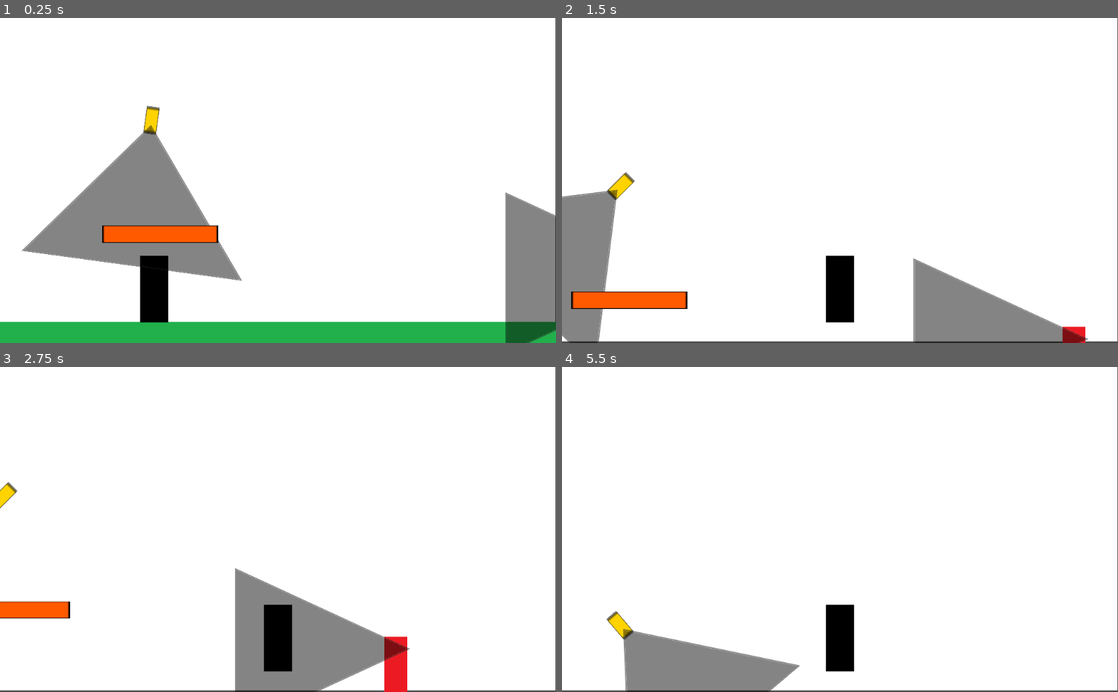
Above: before the commit, frames 1-4 (two rows, left to right).
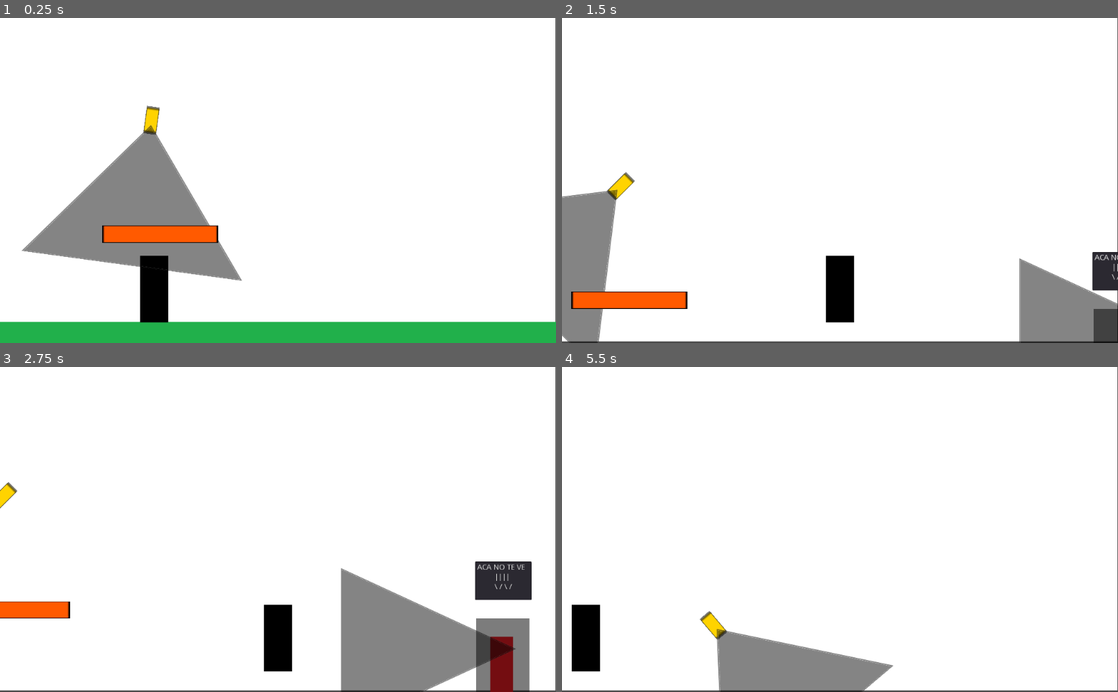
Above: after the commit, the same moments.

Repository: DanielBarbe/ip-museo-test
Game: Godot game, scene res://Main.tscn
Same seed, same stepped clock (60 frames per second), same inputs: the game is played once before the commit and once after it.
Inputs:
- Up to frame 1 (0.25 s): no input
- Up to frame 2 (1.5 s): hold D (move_right) 0.53-1.28 s; tap W (jump) at 0.77 s; hold Left (move_left) from 1.28 s (still down)
- Up to frame 3 (2.75 s): tap W (jump) at 1.52 s; release Left (move_left) at 2.03 s; hold D (move_right) from 2.03 s (still down)
- Up to frame 4 (5.5 s): tap W (jump) at 3.02, 3.77, 4.52 s; release D (move_right) at 3.53 s; hold Left (move_left) from 3.53 s (still down)

The runs differ from the first frame. In frame 1, 3.8% of the frame differs, in the area x 90-100%, y 53-100%; in frame 2, 6.9%; in frame 3, 14%, in the area x 42-96%, y 59-100%; in frame 4, 7.8%.

Commit message:
agrego sombra

Diff:
--- a/Camera.gd
+++ b/Camera.gd
@@ -6,7 +6,6 @@
 var movement_speed = 0.5
 var target = null
 var raycast
-var count = 0
 
 func _ready():
 	raycast = $RayCast2D
@@ -33,8 +32,7 @@
 		raycast.set_cast_to(to_local(target.global_position))
 		raycast.enabled = true
 		if raycast.is_colliding() && raycast.get_collider() == target:
-			count = (count + 1) % 60
-			print(str(count) + " " + str(target))
+			target.respawn_player()
 
 func _on_Area2D_body_entered(body):
 	if target == null:
--- a/Guard.gd
+++ b/Guard.gd
@@ -3,13 +3,13 @@
 var raycast
 var target = null
 var count = 0
-var count_raycasting = 0
 var direction = -1
 var movement_speed = 1.5
 var spawn_position
 
 func _ready():
 	raycast = $RayCast2D
+
 func _process(delta):
 
 	count += abs(direction * movement_speed)
@@ -25,13 +25,11 @@
 		raycast.set_cast_to(to_local(target.global_position))
 		raycast.enabled = true
 		if raycast.is_colliding() && raycast.get_collider() == target:
-			count_raycasting = (count_raycasting + 1) % 60
-			print(str(count_raycasting) + " " + str(target))
+			target.respawn_player()
 
 func _on_Area2D_body_entered(body):
 	if target == null:
 		target = body
-		raycast.enabled = true
 
 func _on_Area2D_body_exited(body):
 	if target == body:
--- a/Main.tscn
+++ b/Main.tscn
@@ -7,8 +7,12 @@
 [ext_resource path="res://entities/enemies/Camera.tscn" type="PackedScene" id=5]
 [ext_resource path="res://entities/world/Platform.tscn" type="PackedScene" id=6]
 [ext_resource path="res://entities/enemies/Guard.tscn" type="PackedScene" id=7]
+[ext_resource path="res://entities/world/Shadow.tscn" type="PackedScene" id=8]
+
+[sub_resource type="GDScript" id=1]
 
 [node name="Main" type="Node"]
+script = SubResource( 1 )
 
 [node name="CanvasLayer" type="CanvasLayer" parent="."]
 layer = -1
@@ -56,3 +60,16 @@
 position = Vector2( 295, 373 )
 
 [node name="Guard" parent="." instance=ExtResource( 7 )]
+position = Vector2( 1444, 478 )
+
+[node name="Shadow" parent="." instance=ExtResource( 8 )]
+position = Vector2( 1199, 462 )
+
+[node name="TextEdit" type="TextEdit" parent="."]
+margin_left = 1148.0
+margin_top = 284.0
+margin_right = 1252.0
+margin_bottom = 355.0
+text = " ACA NO TE VE
+ 		 ||||
+		 \\ / \\ /"
--- /dev/null
+++ b/Shadow.gd
@@ -0,0 +1,7 @@
+extends Sprite
+
+func _on_Area2D_body_entered(body):
+	body.set_collision_layer_bit(1, false)
+
+func _on_Area2D_body_exited(body):
+	body.set_collision_layer_bit(1, true)
--- a/entities/enemies/Camera.tscn
+++ b/entities/enemies/Camera.tscn
@@ -2,7 +2,7 @@
 
 [ext_resource path="res://assets/textures/camera.png" type="Texture" id=1]
 [ext_resource path="res://Camera.gd" type="Script" id=2]
-[ext_resource path="res://assets/textures/shadow.png" type="Texture" id=3]
+[ext_resource path="res://assets/textures/shadow_triangle.png" type="Texture" id=3]
 
 [node name="Camera" type="Sprite"]
 position = Vector2( 278, 125.5 )
--- a/entities/enemies/Guard.tscn
+++ b/entities/enemies/Guard.tscn
@@ -1,6 +1,6 @@
 [gd_scene load_steps=4 format=2]
 
-[ext_resource path="res://assets/textures/shadow.png" type="Texture" id=1]
+[ext_resource path="res://assets/textures/shadow_triangle.png" type="Texture" id=1]
 [ext_resource path="res://assets/textures/guard.png" type="Texture" id=2]
 [ext_resource path="res://Guard.gd" type="Script" id=3]
 
--- a/entities/player/Player.gd
+++ b/entities/player/Player.gd
@@ -6,6 +6,8 @@
 export (float) var FRICTION_WEIGHT:float = 0.1
 export (float) var JUMP_SPEED:float = -500.0
 export (float) var GRAVITY:float = 15
+
+onready var spawn_position = self.global_position
 
 var velocity:Vector2 = Vector2.ZERO
 
@@ -27,3 +29,6 @@
 
 	velocity.y += GRAVITY
 	move_and_slide(velocity, Vector2.UP)
+
+func respawn_player():
+	self.position = spawn_position
--- /dev/null
+++ b/entities/world/Shadow.tscn
@@ -0,0 +1,25 @@
+[gd_scene load_steps=4 format=2]
+
+[ext_resource path="res://assets/textures/shadow_rectangle.png" type="Texture" id=1]
+[ext_resource path="res://Shadow.gd" type="Script" id=2]
+
+[sub_resource type="RectangleShape2D" id=1]
+extents = Vector2( 25.0001, 34.7603 )
+
+[node name="Shadow" type="Sprite"]
+position = Vector2( 930, 462 )
+scale = Vector2( 1.96, 2.08571 )
+texture = ExtResource( 1 )
+script = ExtResource( 2 )
+
+[node name="Area2D" type="Area2D" parent="."]
+collision_layer = 0
+collision_mask = 2
+
+[node name="CollisionShape2D" type="CollisionShape2D" parent="Area2D"]
+position = Vector2( -6.10352e-05, 0.239731 )
+scale = Vector2( 1, 1 )
+shape = SubResource( 1 )
+
+[connection signal="body_entered" from="Area2D" to="." method="_on_Area2D_body_entered"]
+[connection signal="body_exited" from="Area2D" to="." method="_on_Area2D_body_exited"]
Not shown: 1 places in Main.tscn that only renumber resources
Binary file added: assets/textures/shadow_rectangle.png
Not shown, added: assets/textures/shadow_rectangle.png.import
Renamed: assets/textures/shadow.png -> assets/textures/shadow_triangle.png
Not shown, changed: assets/textures/shadow_triangle.png.import
Not shown, added: export_presets.cfg
